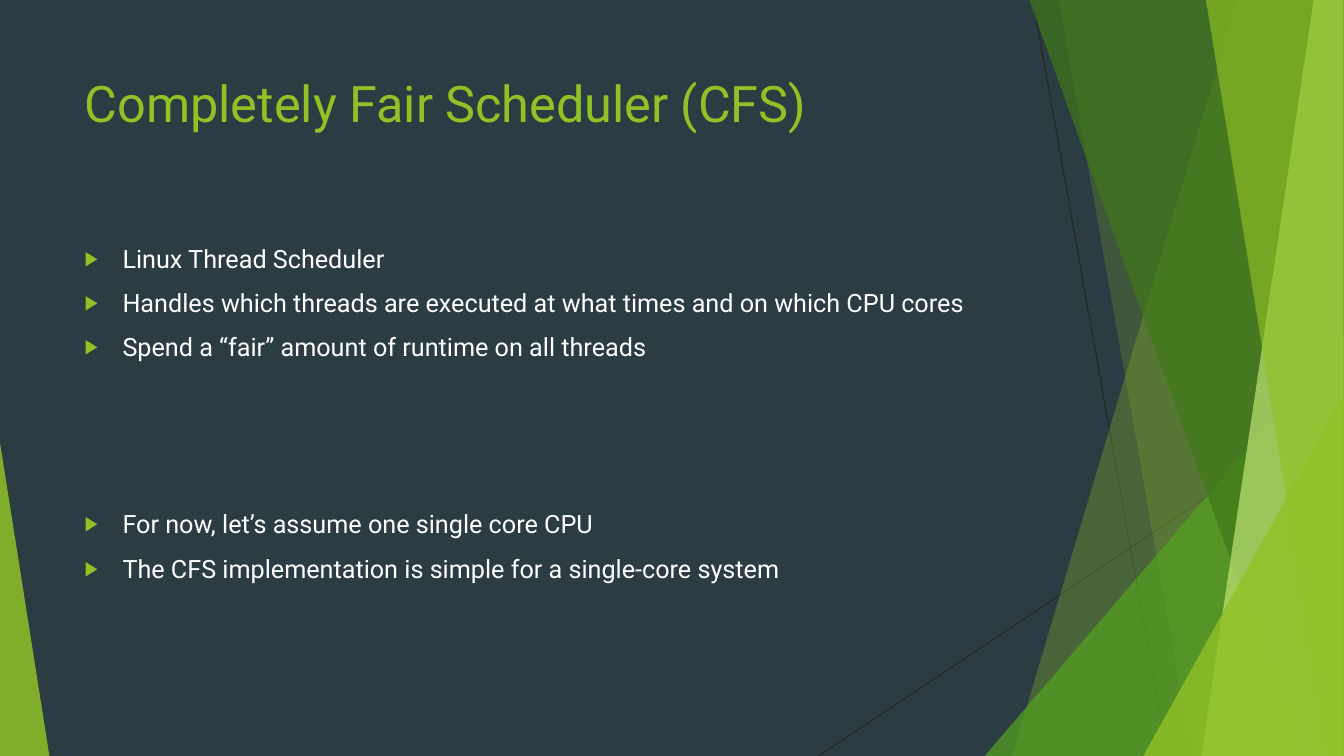
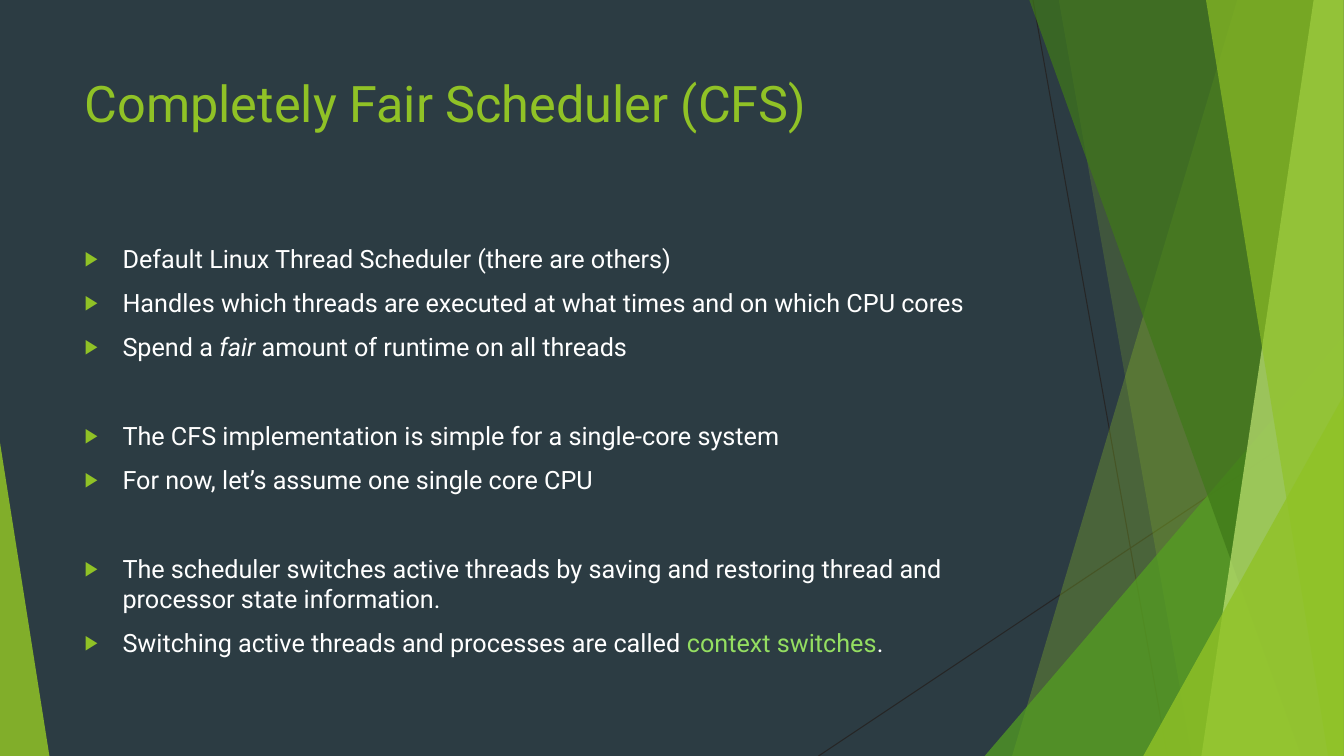
Before and after one commit to danfrz/Senior_seminar_templates, a slide deck: slide 14 of Talk/Thread Scheduler Efficiency Improvements.pptx (slide 7 before the commit). Drawn at 1344x756 pixels with LibreOffice and Linux fonts; fonts in the diff are those of the drawing. Boxes give left, top, right and bottom in pixels: in the first picture for what was removed or moved away, otherwise in the second. Text is boxed around its words. In the diff, an @@ line names an element or a change of style, - is before the commit and + after.

```diff
--- a/Talk/Thread Scheduler Efficiency Improvements.pptx
+++ b/Talk/Thread Scheduler Efficiency Improvements.pptx
@@ text at (123, 248, 671, 274): text changed @@
-▶ Linux Thread Scheduler
+▶ Default Linux Thread Scheduler (there are others)
@@ text at (123, 337, 780, 451): text changed @@
-▶ Spend a “fair” amount of runtime on all threads
+▶ Spend a fair amount of runtime on all threads
+▶ The CFS implementation is simple for a single-core system
@@ text at (123, 559, 942, 658): text changed @@
-▶ The CFS implementation is simple for a single-core system
+▶ The scheduler switches active threads by saving and restoring thread and processor state information.
+▶ Switching active threads and processes are called context switches.
```
Also in this commit, not shown: 5 other slides changed, 9 slides added, 1 other file.
